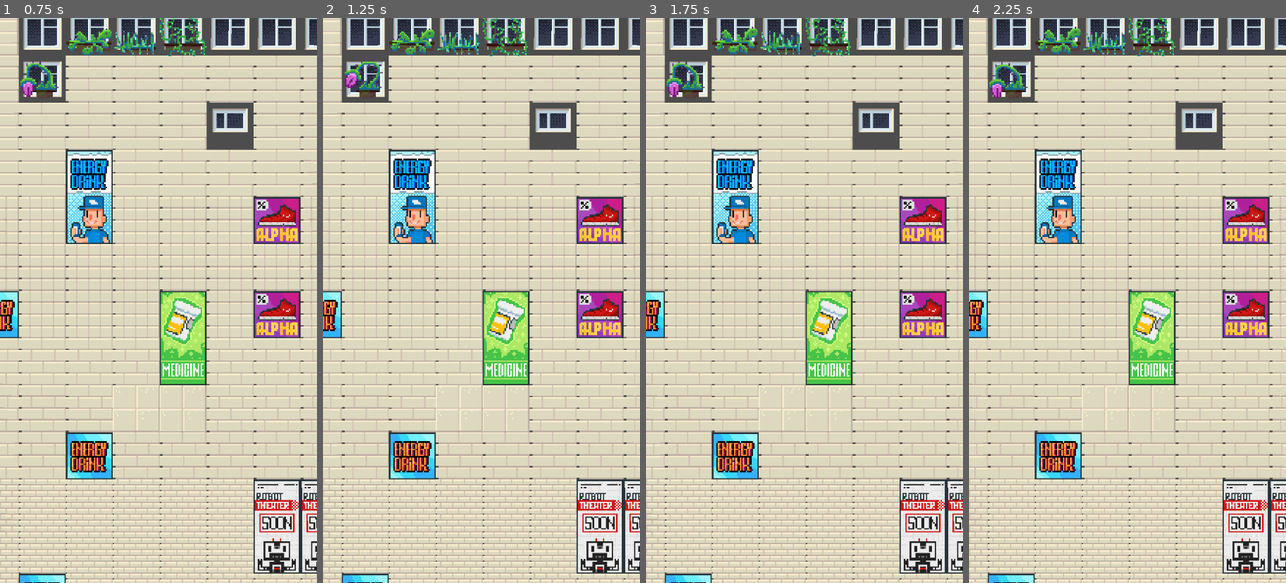
Above: before the commit, frames 1-4 (left to right).
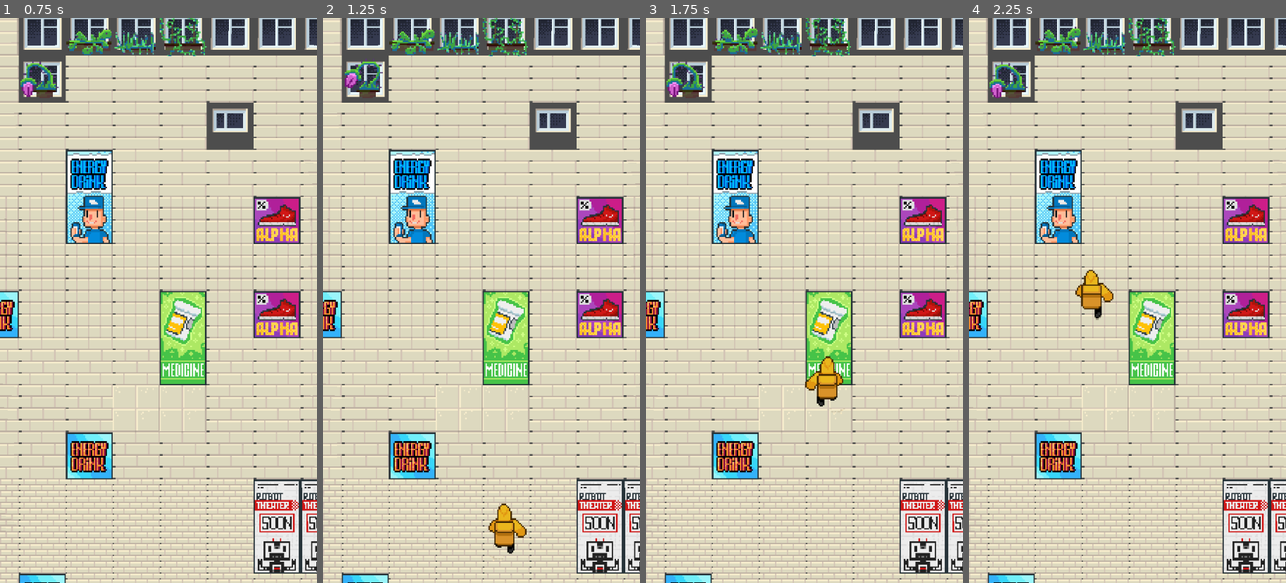
Above: after the commit, the same moments.

Repository: Blobson/break-a-leg
Game: Godot game, scene res://game.tscn
Same seed, same stepped clock (60 frames per second), same inputs: the game is played once before the commit and once after it.
Inputs:
- Up to frame 1 (0.75 s): hold Up (ui_up) from 0.53 s (still down)
- Up to frame 2 (1.25 s): keep holding Up (ui_up)
- Up to frame 3 (1.75 s): keep holding Up (ui_up)
- Up to frame 4 (2.25 s): release Up (ui_up) at 2.03 s; hold Left (ui_left) from 2.03 s (still down)

Frame 1 is identical in both runs. In frame 2, 0.6% of the frame differs, in the area x 52-65%, y 85-97%; in frame 3, 0.6%, in the area x 50-63%, y 59-70%; in frame 4, 0.6%.

Commit message:
#40 Сцена персонажа с подключенной анимацией

Diff:
--- a/characters/common/base_character/character.tscn
+++ b/characters/common/base_character/character.tscn
@@ -1,19 +1,14 @@
-[gd_scene load_steps=4 format=3 uid="uid://cc87qxoc5va67"]
+[gd_scene load_steps=2 format=3 uid="uid://cc87qxoc5va67"]
 
 [ext_resource type="Script" path="res://characters/common/base_character/character.gd" id="1_ljhrv"]
-[ext_resource type="Texture2D" path="res://characters/common/base_character/mutant.png" id="2_tbm2i"]
-
-[sub_resource type="CapsuleShape2D" id="CapsuleShape2D_ohksd"]
-radius = 33.3333
-height = 113.333
 
 [node name="Character" type="CharacterBody2D"]
-scale = Vector2(0.3, 0.3)
+z_index = 5
 script = ExtResource("1_ljhrv")
 
 [node name="Sprite2D" type="Sprite2D" parent="."]
-texture = ExtResource("2_tbm2i")
 hframes = 6
 
 [node name="CollisionShape2D" type="CollisionShape2D" parent="."]
-shape = SubResource("CapsuleShape2D_ohksd")
+
+[node name="AnimationPlayer" type="AnimationPlayer" parent="."]
--- /dev/null
+++ b/characters/courier/courier.tscn
@@ -0,0 +1,240 @@
+[gd_scene load_steps=17 format=3 uid="uid://cqrdsna5moeu0"]
+
+[ext_resource type="PackedScene" uid="uid://cc87qxoc5va67" path="res://characters/common/base_character/character.tscn" id="1_y42yc"]
+[ext_resource type="Texture2D" uid="uid://dmoxg1dyml43o" path="res://characters/courier/textures/courier_animation.png" id="2_xpwba"]
+
+[sub_resource type="CapsuleShape2D" id="CapsuleShape2D_8jppm"]
+height = 33.3333
+
+[sub_resource type="Animation" id="Animation_itv60"]
+resource_name = "hoverbike_go"
+length = 0.6
+loop_mode = 1
+tracks/0/type = "value"
+tracks/0/imported = false
+tracks/0/enabled = true
+tracks/0/path = NodePath("Sprite2D:frame")
+tracks/0/interp = 1
+tracks/0/loop_wrap = true
+tracks/0/keys = {
+"times": PackedFloat32Array(0, 0.15, 0.3, 0.45),
+"transitions": PackedFloat32Array(1, 1, 1, 1),
+"update": 1,
+"values": [72, 73, 74, 75]
+}
+
+[sub_resource type="Animation" id="Animation_k1n3l"]
+resource_name = "hoverbike_idle"
+length = 0.6
+loop_mode = 1
+tracks/0/type = "value"
+tracks/0/imported = false
+tracks/0/enabled = true
+tracks/0/path = NodePath("Sprite2D:frame")
+tracks/0/interp = 1
+tracks/0/loop_wrap = true
+tracks/0/keys = {
+"times": PackedFloat32Array(0, 0.15, 0.3, 0.45),
+"transitions": PackedFloat32Array(1, 1, 1, 1),
+"update": 1,
+"values": [60, 61, 62, 63]
+}
+
+[sub_resource type="Animation" id="Animation_o2mj1"]
+resource_name = "idle"
+length = 0.9
+loop_mode = 1
+tracks/0/type = "value"
+tracks/0/imported = false
+tracks/0/enabled = true
+tracks/0/path = NodePath("Sprite2D:frame")
+tracks/0/interp = 1
+tracks/0/loop_wrap = true
+tracks/0/keys = {
+"times": PackedFloat32Array(0, 0.15, 0.3, 0.45, 0.6, 0.75),
+"transitions": PackedFloat32Array(1, 1, 1, 1, 1, 1),
+"update": 1,
+"values": [84, 85, 86, 87, 88, 89]
+}
+
+[sub_resource type="Animation" id="Animation_h5yex"]
+resource_name = "idle_get_phone"
+length = 0.75
+tracks/0/type = "value"
+tracks/0/imported = false
+tracks/0/enabled = true
+tracks/0/path = NodePath("Sprite2D:frame")
+tracks/0/interp = 1
+tracks/0/loop_wrap = true
+tracks/0/keys = {
+"times": PackedFloat32Array(0, 0.15, 0.3, 0.45, 0.6),
+"transitions": PackedFloat32Array(1, 1, 1, 1, 1),
+"update": 1,
+"values": [123, 124, 125, 126, 127]
+}
+
+[sub_resource type="Animation" id="Animation_44we1"]
+resource_name = "idle_put_phone"
+length = 0.75
+tracks/0/type = "value"
+tracks/0/imported = false
+tracks/0/enabled = true
+tracks/0/path = NodePath("Sprite2D:frame")
+tracks/0/interp = 1
+tracks/0/loop_wrap = true
+tracks/0/keys = {
+"times": PackedFloat32Array(0, 0.15, 0.3, 0.45, 0.6),
+"transitions": PackedFloat32Array(1, 1, 1, 1, 1),
+"update": 1,
+"values": [127, 128, 129, 130, 131]
+}
+
+[sub_resource type="Animation" id="Animation_f8ihc"]
+resource_name = "jump_up"
+length = 0.75
+tracks/0/type = "value"
+tracks/0/imported = false
+tracks/0/enabled = true
+tracks/0/path = NodePath("Sprite2D:frame")
+tracks/0/interp = 1
+tracks/0/loop_wrap = true
+tracks/0/keys = {
+"times": PackedFloat32Array(0, 0.15, 0.3, 0.45, 0.6),
+"transitions": PackedFloat32Array(1, 1, 1, 1, 1),
+"update": 1,
+"values": [36, 37, 38, 39, 40]
+}
+
+[sub_resource type="Animation" id="Animation_hty1v"]
+resource_name = "left"
+length = 0.45
+tracks/0/type = "value"
+tracks/0/imported = false
+tracks/0/enabled = true
+tracks/0/path = NodePath("Sprite2D:frame")
+tracks/0/interp = 1
+tracks/0/loop_wrap = true
+tracks/0/keys = {
+"times": PackedFloat32Array(0, 0.15, 0.3),
+"transitions": PackedFloat32Array(1, 1, 1),
+"update": 1,
+"values": [1, 2, 3]
+}
+
+[sub_resource type="Animation" id="Animation_5necr"]
+resource_name = "right"
+length = 0.45
+tracks/0/type = "value"
+tracks/0/imported = false
+tracks/0/enabled = true
+tracks/0/path = NodePath("Sprite2D:frame")
+tracks/0/interp = 1
+tracks/0/loop_wrap = true
+tracks/0/keys = {
+"times": PackedFloat32Array(0, 0.15, 0.3),
+"transitions": PackedFloat32Array(1, 1, 1),
+"update": 1,
+"values": [13, 14, 15]
+}
+
+[sub_resource type="Animation" id="Animation_7h762"]
+resource_name = "run"
+length = 0.9
+loop_mode = 1
+tracks/0/type = "value"
+tracks/0/imported = false
+tracks/0/enabled = true
+tracks/0/path = NodePath("Sprite2D:frame")
+tracks/0/interp = 1
+tracks/0/loop_wrap = true
+tracks/0/keys = {
+"times": PackedFloat32Array(0, 0.15, 0.3, 0.45, 0.6, 0.75),
+"transitions": PackedFloat32Array(1, 1, 1, 1, 1, 1),
+"update": 1,
+"values": [24, 25, 26, 27, 28, 29]
+}
+
+[sub_resource type="Animation" id="Animation_2ofwb"]
+resource_name = "slow_climb"
+length = 1.5
+loop_mode = 1
+tracks/0/type = "value"
+tracks/0/imported = false
+tracks/0/enabled = true
+tracks/0/path = NodePath("Sprite2D:frame")
+tracks/0/interp = 1
+tracks/0/loop_wrap = true
+tracks/0/keys = {
+"times": PackedFloat32Array(0, 0.15, 0.3, 0.45, 0.6, 0.75, 0.9, 1.05, 1.2, 1.35),
+"transitions": PackedFloat32Array(1, 1, 1, 1, 1, 1, 1, 1, 1, 1),
+"update": 1,
+"values": [108, 109, 110, 111, 112, 113, 114, 115, 116, 117]
+}
+
+[sub_resource type="Animation" id="Animation_oefeb"]
+resource_name = "start_level"
+length = 1.05
+tracks/0/type = "value"
+tracks/0/imported = false
+tracks/0/enabled = true
+tracks/0/path = NodePath("Sprite2D:frame")
+tracks/0/interp = 1
+tracks/0/loop_wrap = true
+tracks/0/keys = {
+"times": PackedFloat32Array(0, 0.15, 0.3, 0.45, 0.6, 0.75, 0.9),
+"transitions": PackedFloat32Array(1, 1, 1, 1, 1, 1, 1),
+"update": 1,
+"values": [52, 53, 54, 55, 56, 57, 58]
+}
+
+[sub_resource type="Animation" id="Animation_fswyk"]
+resource_name = "walking"
+length = 1.05
+loop_mode = 1
+tracks/0/type = "value"
+tracks/0/imported = false
+tracks/0/enabled = true
+tracks/0/path = NodePath("Sprite2D:frame")
+tracks/0/interp = 1
+tracks/0/loop_wrap = true
+tracks/0/keys = {
+"times": PackedFloat32Array(0, 0.15, 0.3, 0.45, 0.6, 0.75, 0.9),
+"transitions": PackedFloat32Array(1, 1, 1, 1, 1, 1, 1),
+"update": 1,
+"values": [96, 97, 98, 99, 100, 101, 102]
+}
+
+[sub_resource type="AnimationLibrary" id="AnimationLibrary_8mrh4"]
+_data = {
+"hoverbike_go": SubResource("Animation_itv60"),
+"hoverbike_idle": SubResource("Animation_k1n3l"),
+"idle": SubResource("Animation_o2mj1"),
+"idle_get_phone": SubResource("Animation_h5yex"),
+"idle_put_phone": SubResource("Animation_44we1"),
+"jump_up": SubResource("Animation_f8ihc"),
+"left": SubResource("Animation_hty1v"),
+"right": SubResource("Animation_5necr"),
+"run": SubResource("Animation_7h762"),
+"slow_climb": SubResource("Animation_2ofwb"),
+"start_level": SubResource("Animation_oefeb"),
+"walking": SubResource("Animation_fswyk")
+}
+
+[node name="Courier" instance=ExtResource("1_y42yc")]
+
+[node name="Sprite2D" parent="." index="0"]
+position = Vector2(0, -3.33333)
+texture = ExtResource("2_xpwba")
+hframes = 12
+vframes = 11
+frame = 72
+
+[node name="CollisionShape2D" parent="." index="1"]
+position = Vector2(0, -3.33333)
+shape = SubResource("CapsuleShape2D_8jppm")
+
+[node name="AnimationPlayer" parent="." index="2"]
+autoplay = "run"
+libraries = {
+"": SubResource("AnimationLibrary_8mrh4")
+}
--- /dev/null
+++ b/characters/courier/courier_animation.tres
@@ -0,0 +1,47 @@
+[gd_resource type="AnimationNodeStateMachine" load_steps=10 format=3 uid="uid://bwicktynsfwyn"]
+
+[sub_resource type="AnimationNodeAnimation" id="AnimationNodeAnimation_avblp"]
+animation = &"jump_up"
+
+[sub_resource type="AnimationNodeAnimation" id="AnimationNodeAnimation_3wiyy"]
+animation = &"left"
+
+[sub_resource type="AnimationNodeAnimation" id="AnimationNodeAnimation_hvlp2"]
+animation = &"right"
+
+[sub_resource type="AnimationNodeAnimation" id="AnimationNodeAnimation_cf08p"]
+animation = &"run"
+
+[sub_resource type="AnimationNodeAnimation" id="AnimationNodeAnimation_niws3"]
+animation = &"start_level"
+
+[sub_resource type="AnimationNodeStateMachineTransition" id="AnimationNodeStateMachineTransition_cp4u1"]
+switch_mode = 2
+advance_mode = 2
+
+[sub_resource type="AnimationNodeStateMachineTransition" id="AnimationNodeStateMachineTransition_x3l60"]
+switch_mode = 2
+advance_mode = 2
+
+[sub_resource type="AnimationNodeStateMachineTransition" id="AnimationNodeStateMachineTransition_bk82m"]
+switch_mode = 2
+advance_mode = 2
+
+[sub_resource type="AnimationNodeStateMachineTransition" id="AnimationNodeStateMachineTransition_5ep76"]
+switch_mode = 2
+advance_mode = 2
+
+[resource]
+states/End/position = Vector2(989, 79)
+states/Start/position = Vector2(374, 266)
+states/jump_up/node = SubResource("AnimationNodeAnimation_avblp")
+states/jump_up/position = Vector2(528, 54)
+states/left/node = SubResource("AnimationNodeAnimation_3wiyy")
+states/left/position = Vector2(374, 163)
+states/right/node = SubResource("AnimationNodeAnimation_hvlp2")
+states/right/position = Vector2(682, 163)
+states/run/node = SubResource("AnimationNodeAnimation_cf08p")
+states/run/position = Vector2(528, 163)
+states/start_level/node = SubResource("AnimationNodeAnimation_niws3")
+states/start_level/position = Vector2(528, 266)
+transitions = ["jump_up", "run", SubResource("AnimationNodeStateMachineTransition_cp4u1"), "left", "run", SubResource("AnimationNodeStateMachineTransition_x3l60"), "right", "run", SubResource("AnimationNodeStateMachineTransition_bk82m"), "start_level", "run", SubResource("AnimationNodeStateMachineTransition_5ep76")]
--- a/regions/residential_region/test_level/test_level.tscn
+++ b/regions/residential_region/test_level/test_level.tscn
@@ -6,11 +6,11 @@
 [ext_resource type="Texture2D" uid="uid://prq8v0m4ak48" path="res://regions/residential_region/tile_map/textures/posters_mid_size_32x32.png" id="3_n6sae"]
 [ext_resource type="Texture2D" uid="uid://bv4hci7u33243" path="res://regions/residential_region/tile_map/textures/posters_small_size_16x32.png" id="4_bo54s"]
 [ext_resource type="PackedScene" uid="uid://wytj52ajpkeu" path="res://regions/residential_region/static_obstacles/conditioner.tscn" id="6_kgns3"]
-[ext_resource type="PackedScene" uid="uid://cc87qxoc5va67" path="res://characters/common/base_character/character.tscn" id="8_t7h2n"]
 [ext_resource type="PackedScene" uid="uid://c4ubrv6mxns6k" path="res://regions/residential_region/static_obstacles/window_with_thorny_plant/window_with_thorny_plant_1/window_with_thorny_plant_1.tscn" id="8_tsnmm"]
 [ext_resource type="PackedScene" uid="uid://cgka0pjxh155n" path="res://regions/residential_region/static_obstacles/window_with_thorny_plant/window_with_thorny_plant_2/window_with_thorny_plant_2.tscn" id="9_apkxk"]
+[ext_resource type="PackedScene" uid="uid://53shlo64r24w" path="res://regions/residential_region/static_obstacles/biting_plant/biting_plants.tscn" id="9_sghc4"]
 [ext_resource type="PackedScene" uid="uid://drnyjjv6coxn5" path="res://regions/residential_region/static_obstacles/window_with_thorny_plant/window_with_thorny_plant_3/window_with_thorny_plant_3.tscn" id="10_3wnfi"]
-[ext_resource type="PackedScene" uid="uid://53shlo64r24w" path="res://regions/residential_region/static_obstacles/biting_plant/biting_plants.tscn" id="9_sghc4"]
+[ext_resource type="PackedScene" uid="uid://cqrdsna5moeu0" path="res://characters/courier/courier.tscn" id="11_hj4hq"]
 
 [sub_resource type="TileSetAtlasSource" id="TileSetAtlasSource_6b6r7"]
 texture = ExtResource("1_keg3t")
@@ -116,9 +116,6 @@
 [node name="Conditioner" parent="." instance=ExtResource("6_kgns3")]
 position = Vector2(46.8, 143.6)
 
-[node name="Character" parent="." instance=ExtResource("8_t7h2n")]
-position = Vector2(4.8, 100.4)
-
 [node name="WindowWithThornyPlant1" parent="." instance=ExtResource("8_tsnmm")]
 position = Vector2(208.4, 271.6)
 
@@ -130,3 +127,7 @@
 
 [node name="BitingPlants" parent="." instance=ExtResource("9_sghc4")]
 position = Vector2(177.2, 302)
+
+[node name="Courier" parent="." instance=ExtResource("11_hj4hq")]
+position = Vector2(270.8, 752.8)
+scale = Vector2(1, 1)
Binary file removed: characters/common/base_character/mutant.png
Binary file added: characters/courier/textures/courier_animation.png
Not shown, changed: characters/courier/textures/courier_animation.png.import
Not shown: 1 places in regions/residential_region/test_level/test_level.tscn that only renumber resources
Not shown, added: characters/courier/textures/.geetkeep
